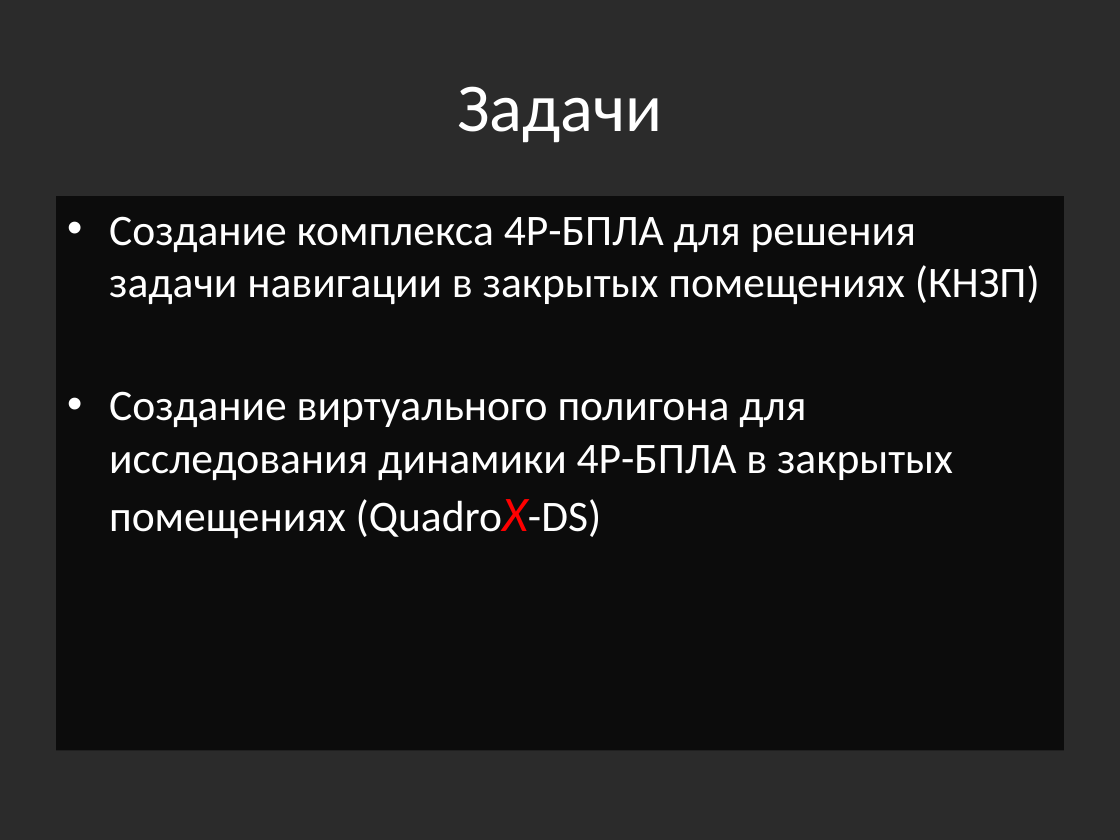
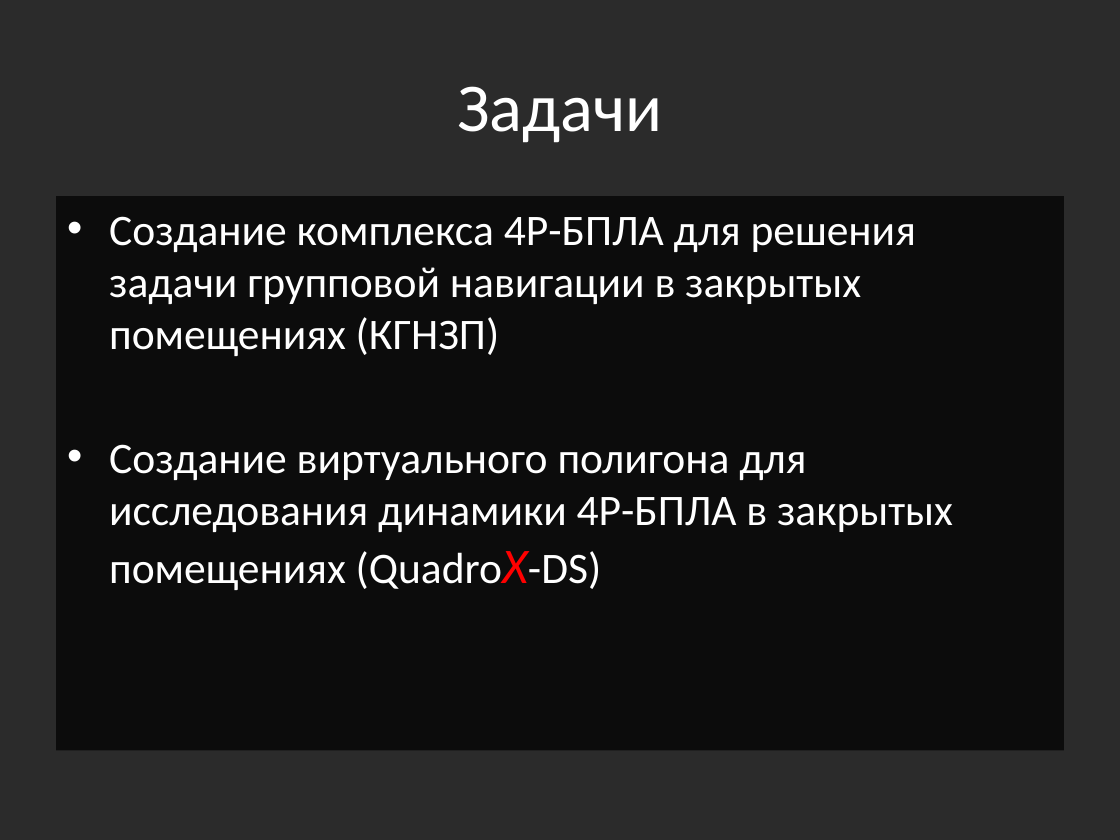
Before and after one commit to yaceq/quadro-xds, a slide deck: slide 2 of Docs/Medias2012_dhg.pptx. Drawn at 1120x840 pixels with LibreOffice and Linux fonts; fonts in the diff are those of the drawing; background and template pictures are left out; a plain dark background stands for a picture behind light text. Boxes give left, top, right and bottom in pixels: in the first picture for what was removed or moved away, otherwise in the second. Text is boxed around its words. In the diff, an @@ line names an element or a change of style, - is before the commit and + after.

```diff
--- a/Docs/Medias2012_dhg.pptx
+++ b/Docs/Medias2012_dhg.pptx
@@ text at [109, 216, 916, 356]: text changed @@
-• Создание комплекса 4Р-БПЛА для решения задачи навигации в закрытых помещениях (КНЗП)
+• Создание комплекса 4Р-БПЛА для решения задачи групповой навигации в закрытых помещениях (КГНЗП)
```
Also in this commit, not shown: 7 other slides changed, 2 slides added, 4 slides removed.
